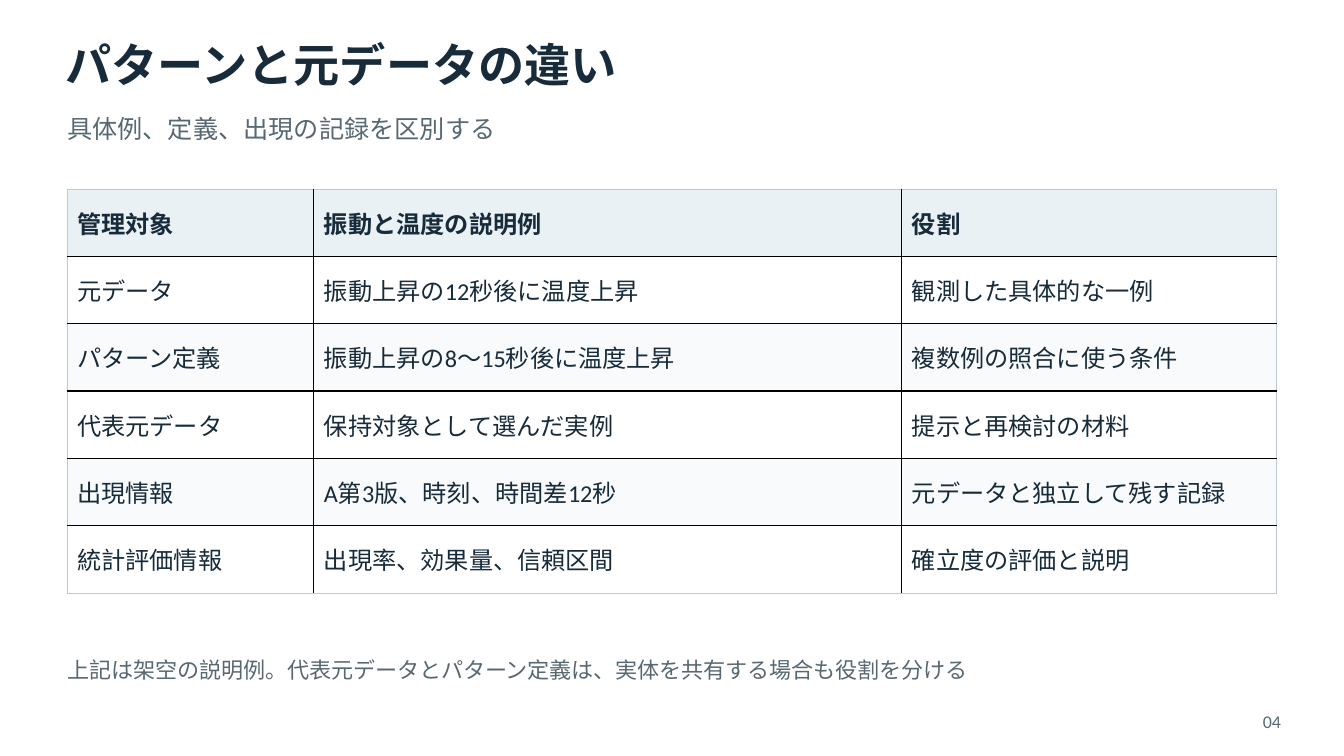
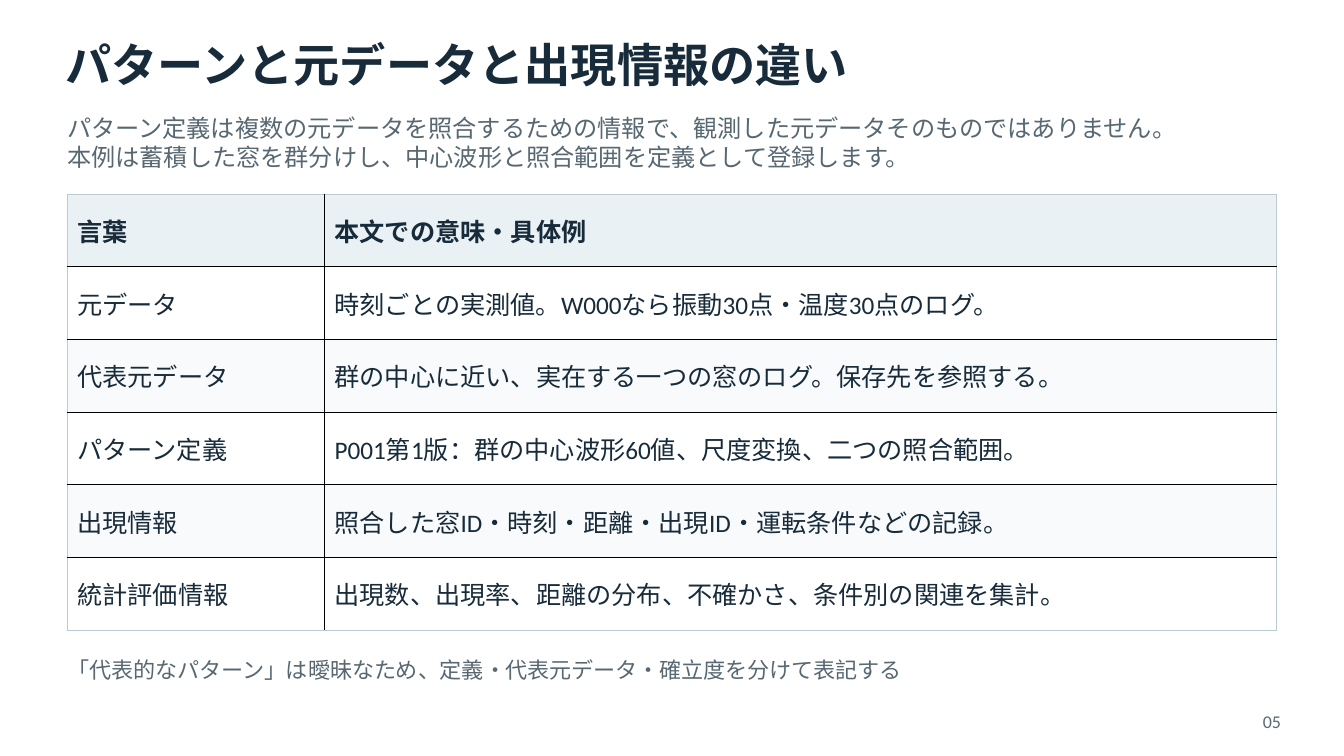
Before and after one commit to tachyonstone/test, a slide deck: slide 5 of 発明アイデア説明資料.pptx (slide 4 before the commit). Drawn at 1344x756 pixels with LibreOffice and Linux fonts; fonts in the diff are those of the drawing. Boxes give left, top, right and bottom in pixels: in the first picture for what was removed or moved away, otherwise in the second. Text is boxed around its words. In the diff, an @@ line names an element or a change of style, - is before the commit and + after.

```diff
--- a/発明アイデア説明資料.pptx
+++ b/発明アイデア説明資料.pptx
@@ text at <box>65,42,848,87</box>: text changed @@
-パターンと元データの違い
+パターンと元データと出現情報の違い
@@ text removed at <box>67,117,495,140</box> @@
-具体例、定義、出現の記録を区別する
@@ text added at <box>67,116,1176,168</box>, 17.2 pt, text #586872 @@
+パターン定義は複数の元データを照合するための情報で、観測した元データそのものではありません。
+本例は蓄積した窓を群分けし、中心波形と照合範囲を定義として登録します。
@@ table at <box>68,195,1277,630</box> @@
-column 1: 管理対象 | 元データ | パターン定義 | 代表元データ | 出現情報 | 統計評価情報
-column 2: 振動と温度の説明例 | 振動上昇の12秒後に温度上昇 | 振動上昇の8～15秒後に温度上昇 | 保持対象として選んだ実例 | A第3版、時刻、時間差12秒 | 出現率、効果量、信頼区間
-column 3: 役割 | 観測した具体的な一例 | 複数例の照合に使う条件 | 提示と再検討の材料 | 元データと独立して残す記録 | 確立度の評価と説明
+column 1: 言葉 | 元データ | 代表元データ | パターン定義 | 出現情報 | 統計評価情報
+column 2: 本文での意味・具体例 | 時刻ごとの実測値。W000なら振動30点・温度30点のログ。 | 群の中心に近い、実在する一つの窓のログ。保存先を参照する。 | P001第1版：群の中心波形60値、尺度変換、二つの照合範囲。 | 照合した窓ID・時刻・距離・出現ID・運転条件などの記録。 | 出現数、出現率、距離の分布、不確かさ、条件別の関連を集計。
@@ table: place and size @@
-table at <box>68,190,1277,594</box>
+table at <box>68,195,1277,630</box>
@@ text at <box>67,659,902,680</box>: text changed @@
-上記は架空の説明例。代表元データとパターン定義は、実体を共有する場合も役割を分ける
+「代表的なパターン」は曖昧なため、定義・代表元データ・確立度を分けて表記する
@@ text at <box>1263,716,1281,728</box>: text changed @@
-04
+05
```
Also in this commit, not shown: 41 other slides changed, 16 slides added, 3 slides removed.
